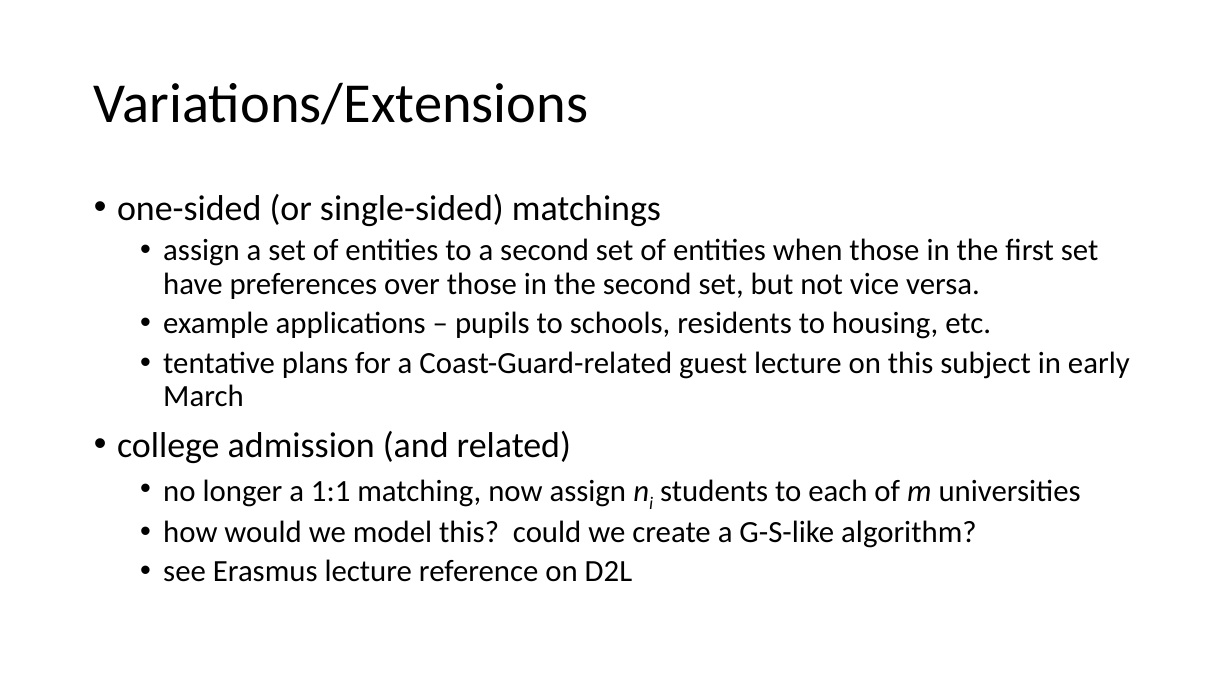
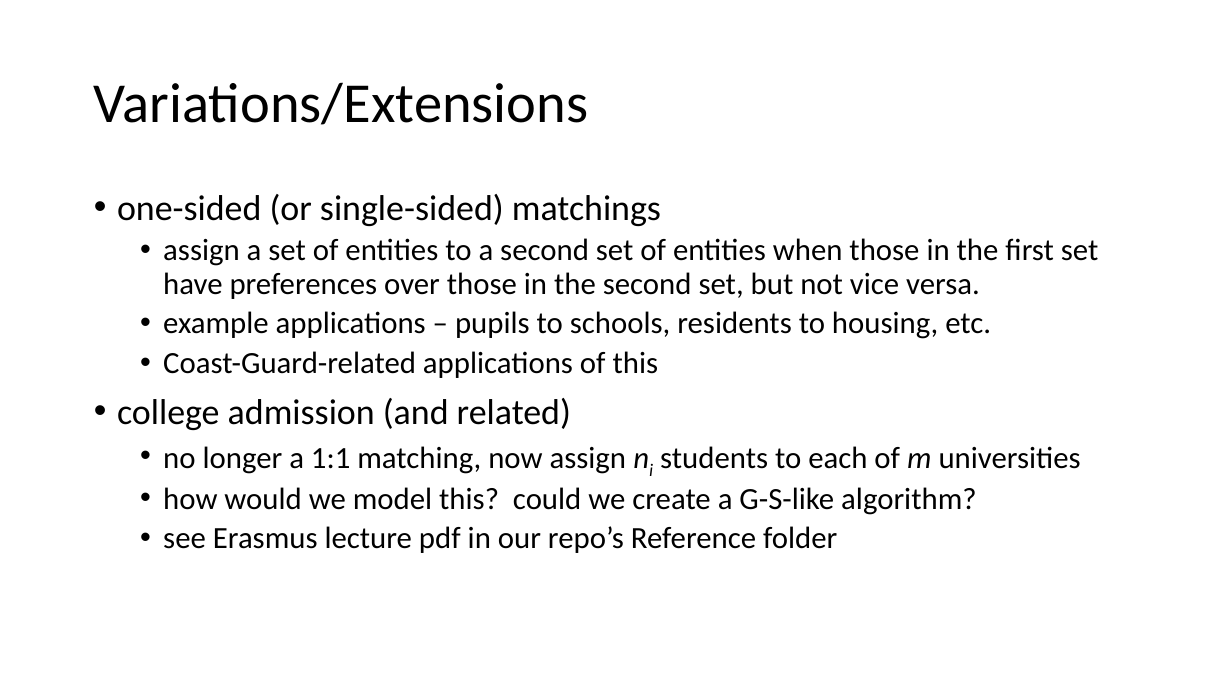
Before and after one commit to prof-frommer/idm_course, a slide deck: slide 16 of LEC/lec09-10-stable-marriage-problem/Stable Marriage Slides, Part II.pptx (slide 15 before the commit). Drawn at 1232x693 pixels with LibreOffice and Linux fonts; fonts in the diff are those of the drawing. Boxes give left, top, right and bottom in pixels: in the first picture for what was removed or moved away, otherwise in the second. Text is boxed around its words. In the diff, an @@ line names an element or a change of style, - is before the commit and + after.

```diff
--- a/LEC/lec09-10-stable-marriage-problem/Stable Marriage Slides, Part II.pptx
+++ b/LEC/lec09-10-stable-marriage-problem/Stable Marriage Slides, Part II.pptx
@@ text at (163,351,659,378): text changed @@
-  • tentative plans for a Coast-Guard-related guest lecture on this subject in early March
+  • Coast-Guard-related applications of this
@@ text at (163,526,837,553): text changed @@
-  • see Erasmus lecture reference on D2L
+  • see Erasmus lecture pdf in our repo’s Reference folder
```
Also in this commit, not shown: 1 other slide changed, 1 slide added, 4 other files.
